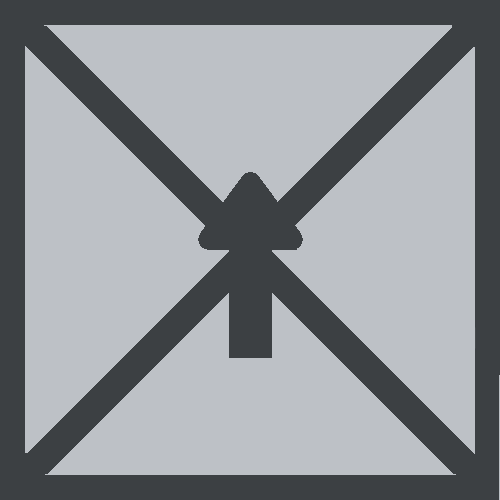
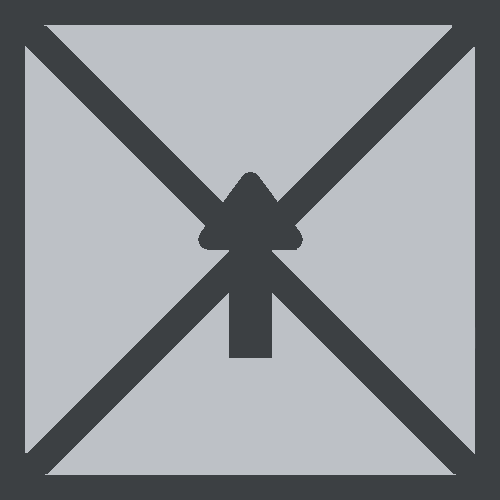
The second 500 × 500 image is a revision of the first. Changes to its layers:
painted on "Arrière-plan" over [499, 375, 500, 500]
